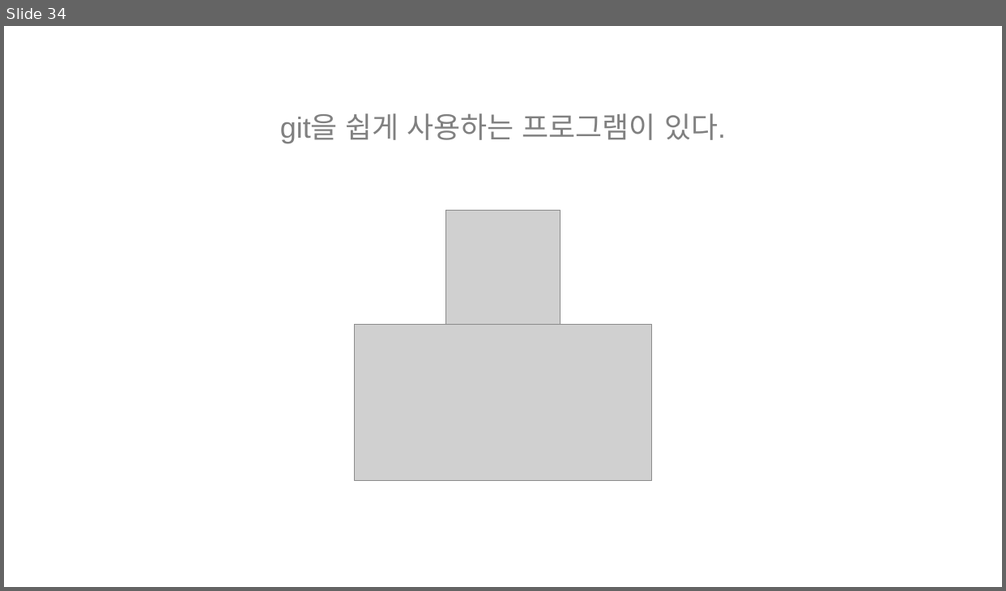
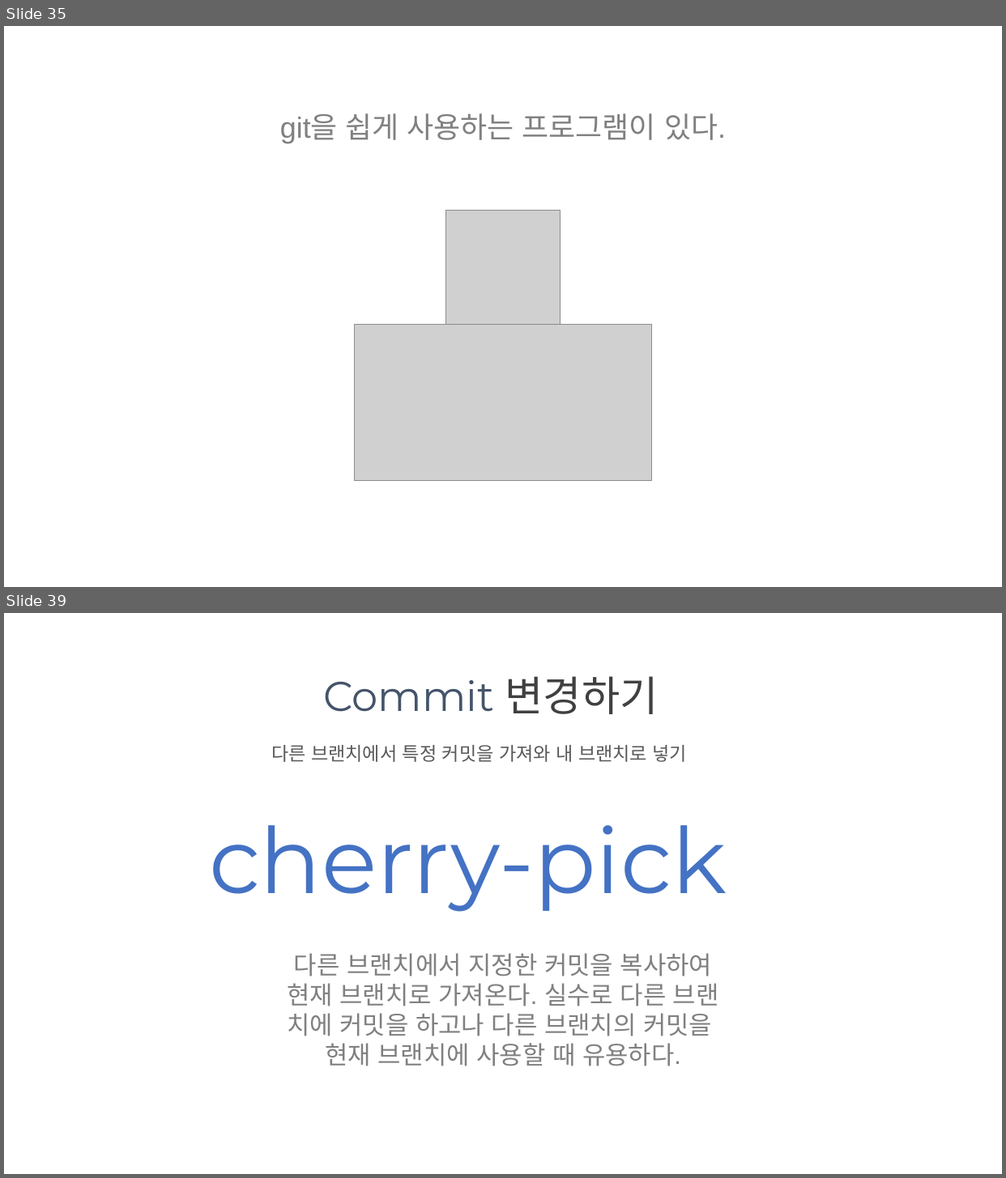
Before and after one commit to juniair/Summary-PPT, a slide deck: git 사용법.pptx. Shown one above the other, each under a label of ours: slide 34 before the commit, slides 35 and 39 after it; the slides between them are not shown. The pictures are 1006x591 and 1006x1178 pixels, drawn with LibreOffice and Linux fonts; fonts in the diff are those of the drawing; grey boxes stand for pictures. Boxes give left, top, right and bottom in pixels: in the first picture for what was removed or moved away, otherwise in the second. Text is boxed around its words. In the diff, an @@ line names an element or a change of style, - is before the commit and + after.

```diff
--- a/git 사용법.pptx
+++ b/git 사용법.pptx
@@ slide 39 added at <box>4,613,1002,1174</box>, background #FFFFFF @@
@@ text added at <box>323,676,658,714</box>, 40 pt, text #44546A @@
+Commit 변경하기
@@ text added at <box>271,745,688,762</box>, 18 pt, text #595959 @@
+다른 브랜치에서 특정 커밋을 가져와 내 브랜치로 넣기
@@ text added at <box>209,825,727,912</box>, 88 pt, text #4472C4 @@
+cherry-pick
@@ text added at <box>287,953,719,1067</box>, 24 pt, text #808080 @@
+다른 브랜치에서 지정한 커밋을 복사하여
+현재 브랜치로 가져온다. 실수로 다른 브랜
+치에 커밋을 하고나 다른 브랜치의 커밋을
+현재 브랜치에 사용할 때 유용하다.
@@ what was slide 34 is now slide 35 @@
```
Also in this commit, not shown: 2 slides changed, 8 other slides added, 1 slide removed.
